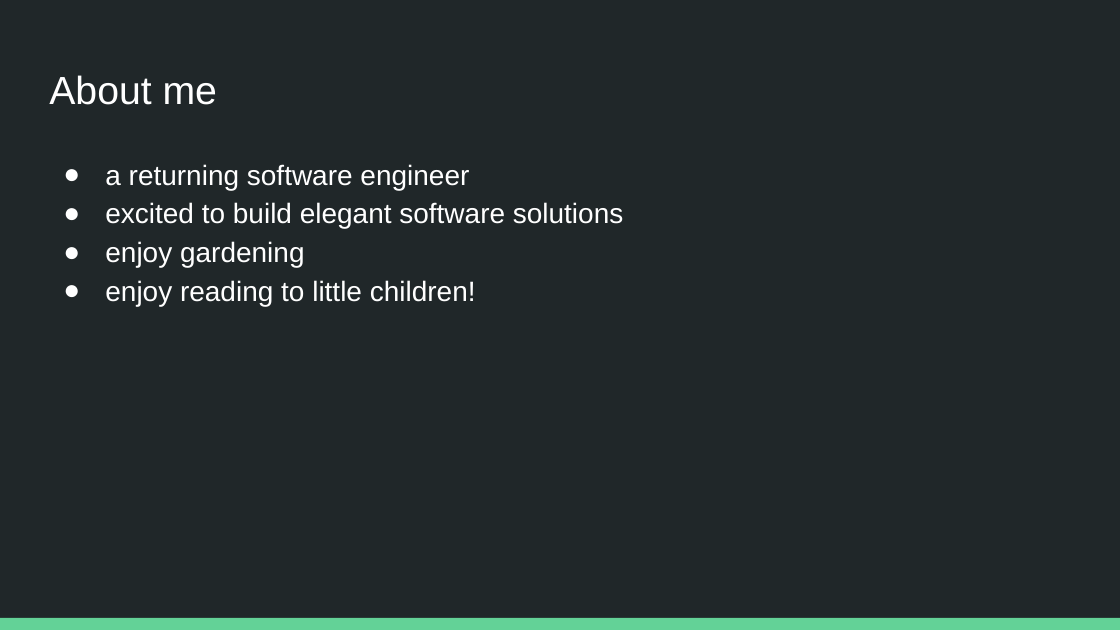
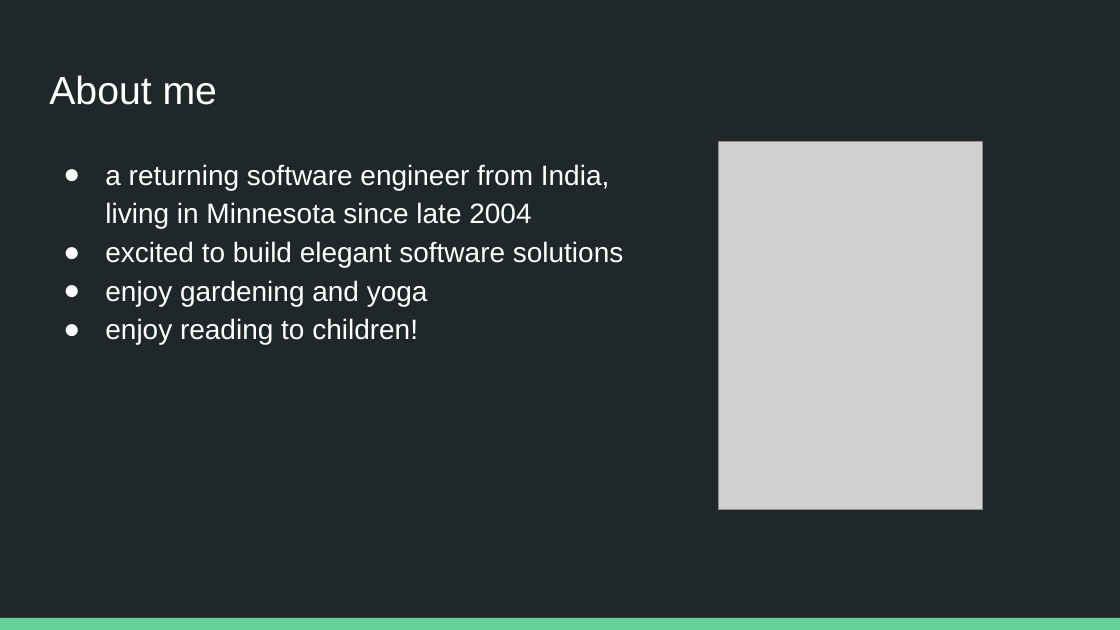
Before and after one commit to sujatanaik530/TEKsystemsJD_Capstone_LMS, a slide deck: slide 2 of Capstone.pptx. Drawn at 1120x630 pixels with LibreOffice and Linux fonts; fonts in the diff are those of the drawing; grey boxes stand for pictures. Boxes give left, top, right and bottom in pixels: in the first picture for what was removed or moved away, otherwise in the second. Text is boxed around its words. In the diff, an @@ line names an element or a change of style, - is before the commit and + after.

```diff
--- a/Capstone.pptx
+++ b/Capstone.pptx
@@ picture added at <box>719,141,983,510</box> @@
@@ text at <box>105,164,609,229</box>: text changed @@
-● a returning software engineer
+● a returning software engineer from India, living in Minnesota since late 2004
@@ text at <box>105,280,428,345</box>: text changed @@
-● enjoy gardening
-● enjoy reading to little children!
+● enjoy gardening and yoga
+● enjoy reading to children!
```
Also in this commit, not shown: 3 other slides changed, 4 slides removed.
